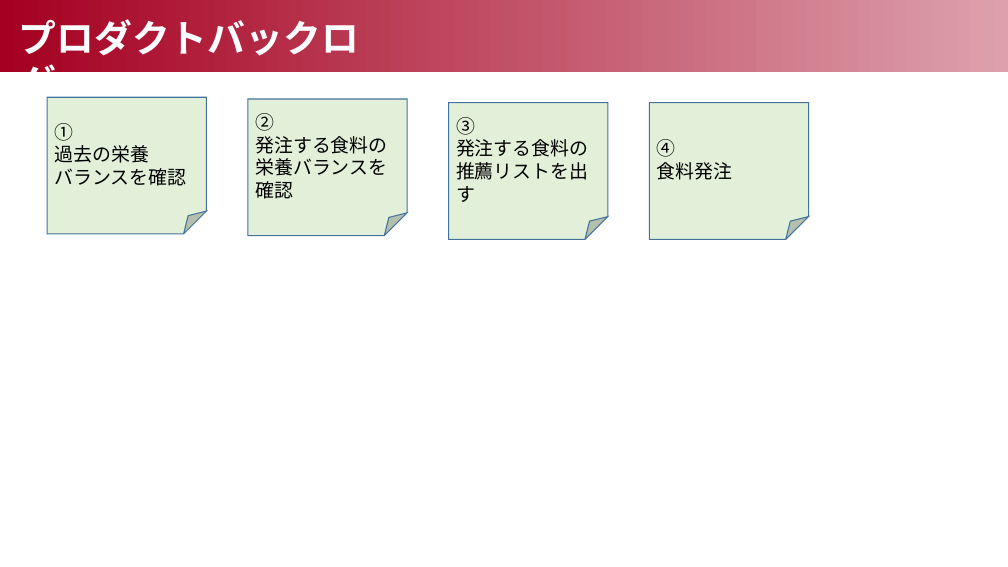
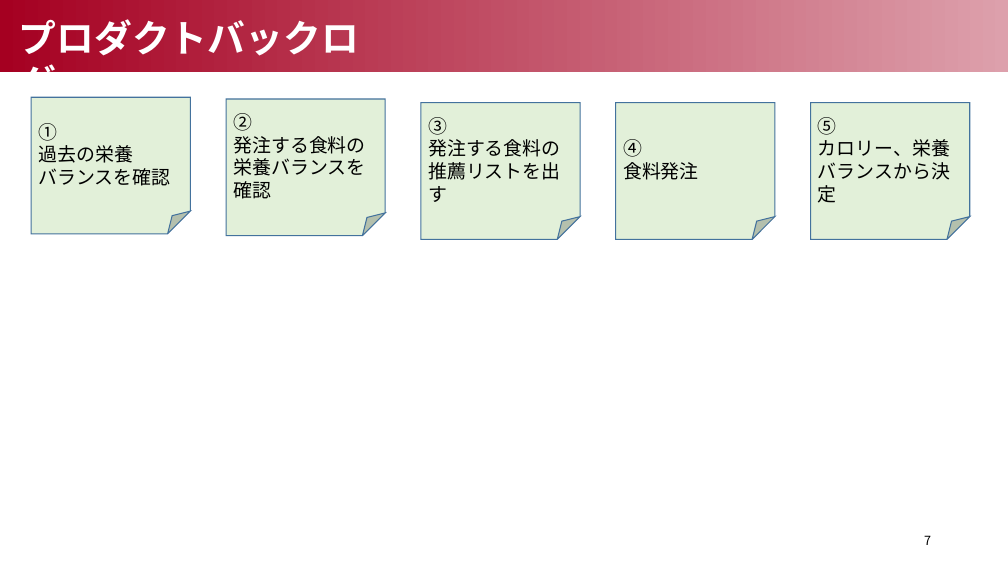
Before and after one commit to Smart-SE/sse2019-group5, a slide deck: slide 8 of spec/K1_group5_Presentation.pptx (slide 6 before the commit). Drawn at 1008x567 pixels with LibreOffice and Linux fonts; fonts in the diff are those of the drawing. Boxes give left, top, right and bottom in pixels: in the first picture for what was removed or moved away, otherwise in the second. Text is boxed around its words. In the diff, an @@ line names an element or a change of style, - is before the commit and + after.

```diff
--- a/spec/K1_group5_Presentation.pptx
+++ b/spec/K1_group5_Presentation.pptx
@@ folded corner "①": place and size @@
-folded corner "①" at box(47, 98, 206, 234)
+folded corner "①" at box(31, 98, 191, 234)
@@ folded corner "②": place and size @@
-folded corner "②" at box(248, 99, 408, 236)
+folded corner "②" at box(226, 99, 386, 236)
@@ folded corner "③": place and size @@
-folded corner "③" at box(448, 103, 608, 240)
+folded corner "③" at box(421, 103, 581, 240)
@@ folded corner "④": place and size @@
-folded corner "④" at box(650, 103, 809, 240)
+folded corner "④" at box(616, 103, 775, 240)
@@ folded corner added at box(811, 103, 970, 240), fill #E2F0D9, outline #43739E 1 pt, 18 pt, text #000000 @@
+⑤
+カロリー、栄養バランスから決定
@@ page number added at box(924, 535, 931, 545), 12 pt, text #000000 @@
+7
```
Also in this commit, not shown: 11 other slides changed, 7 slides added.
